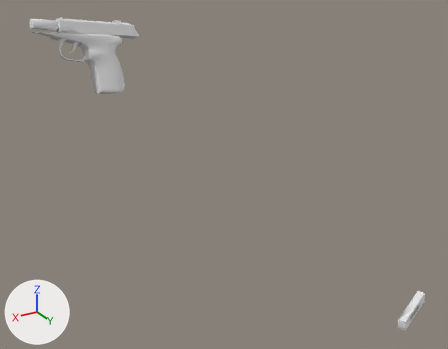
The OBJ model Vertex_Animation_Compiler/Assets/Makarov_Pistol_Reload160.obj: old version first, new version second.
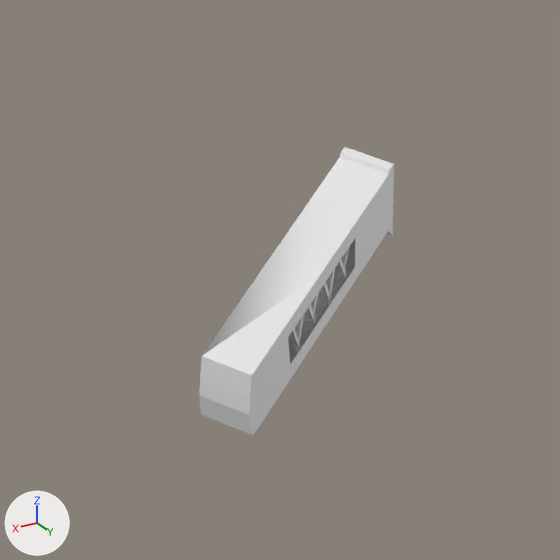
The first picture shows the older version from a 50 mm camera at (0.701, 0.867, 0.13) aimed at (0.196, 0.025, -0.291). The close-ups show both versions on the part from 83% to 100% of the width and 77% to 100% of the height of that picture; other places that the commit changed are outside them. Arrows for +X, +Y and +Z are at lower left; the lights stay in place. Where no turn or scale is listed for an object, it has been applied to the vertices.

Objects in the first close-up: 'Magazine_Cube.011'.
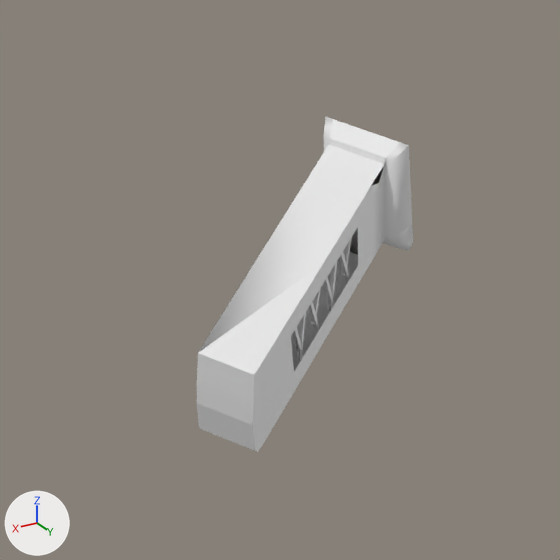
Pixel boxes [x1, y1, x2, y2] of what changed, in the close-ups (560 x 560 px):
'Magazine_Cube.011', reshaped (11% wider, 17% taller)
    before: [199, 147, 394, 434]
    after: [197, 116, 413, 452]
part 1 of me_magazine_cube_011, rebuilt (11% wider, 17% taller)
    before: [199, 147, 394, 434]
    after: [197, 116, 413, 452]
part 2 of me_magazine_cube_011, rebuilt (10% wider, 47% taller)
    before: [338, 260, 347, 278]
    after: [339, 252, 349, 279]
part 3 of me_magazine_cube_011, rebuilt (9% wider, 41% taller)
    before: [291, 328, 301, 349]
    after: [293, 327, 304, 357]
part 4 of me_magazine_cube_011, rebuilt (26% taller)
    before: [294, 315, 304, 353]
    after: [296, 313, 306, 361]
part 5 of me_magazine_cube_011, rebuilt (33% taller)
    before: [339, 247, 350, 276]
    after: [341, 237, 352, 276]
part 6 of me_magazine_cube_011, rebuilt (27% taller)
    before: [308, 292, 319, 321]
    after: [310, 288, 321, 325]
part 7 of me_magazine_cube_011, rebuilt (28% taller)
    before: [325, 269, 335, 307]
    after: [327, 262, 337, 311]
part 8 of me_magazine_cube_011, rebuilt (10% wider, 30% taller)
    before: [307, 304, 316, 323]
    after: [309, 302, 319, 327]
part 9 of me_magazine_cube_011, rebuilt (9% wider, 30% taller)
    before: [322, 282, 332, 304]
    after: [324, 277, 335, 306]

What the commit changed:
me_magazine_cube_011 is used by ob_magazine_cube_011; location (0.0, 0.0, 0.0).
me_magazine_cube_011 had 140 vertices, 222 faces and spanned x -0.133..-0.0513, y 0.2031..0.2414, z -0.5773..-0.5339.
me_magazine_cube_011 now has 164 vertices, 270 faces and spans x -0.1365..-0.0505, y 0.1981..0.2421, z -0.5831..-0.5245.
me_magazine_cube_011 part 1: the loose piece of 44 vertices spanning x -0.133..-0.0513, y 0.2031..0.2414, z -0.5773..-0.5339 is rebuilt with 68 vertices and now spans x -0.1365..-0.0505, y 0.1981..0.2421, z -0.5831..-0.5245.
me_magazine_cube_011 part 2: the loose piece of 8 vertices spanning x -0.1096..-0.1006, y 0.2211..0.2241, z -0.5585..-0.5447 is rebuilt with 8 vertices and now spans x -0.1099..-0.0994, y 0.2216..0.2249, z -0.5583..-0.54.
me_magazine_cube_011 part 3: the loose piece of 8 vertices spanning x -0.0857..-0.0769, y 0.2293..0.2321, z -0.5668..-0.5529 is rebuilt with 8 vertices and now spans x -0.0867..-0.0765, y 0.2297..0.2329, z -0.5694..-0.5508.
me_magazine_cube_011 part 4: the loose piece of 8 vertices spanning x -0.0862..-0.0833, y 0.2284..0.2308, z -0.5671..-0.5515 is rebuilt with 8 vertices and now spans x -0.0856..-0.0843, y 0.229..0.2312, z -0.5697..-0.5491.
me_magazine_cube_011 part 5: the loose piece of 8 vertices spanning x -0.1124..-0.1072, y 0.2191..0.2222, z -0.5578..-0.5426 is rebuilt with 8 vertices and now spans x -0.1111..-0.1074, y 0.2198..0.2227, z -0.5574..-0.5373.
me_magazine_cube_011 part 6: the loose piece of 8 vertices spanning x -0.0961..-0.0909, y 0.2246..0.2277, z -0.5624..-0.5472 is rebuilt with 8 vertices and now spans x -0.0952..-0.0915, y 0.2252..0.2282, z -0.5635..-0.5433.
me_magazine_cube_011 part 7: the loose piece of 8 vertices spanning x -0.1025..-0.0996, y 0.2229..0.2253, z -0.5625..-0.547 is rebuilt with 8 vertices and now spans x -0.1016..-0.1002, y 0.2236..0.2258, z -0.5637..-0.543.
me_magazine_cube_011 part 8: the loose piece of 8 vertices spanning x -0.0933..-0.0843, y 0.2266..0.2296, z -0.5631..-0.5493 is rebuilt with 8 vertices and now spans x -0.094..-0.0835, y 0.2271..0.2304, z -0.5644..-0.5461.
me_magazine_cube_011 part 9: the loose piece of 8 vertices spanning x -0.102..-0.0932, y 0.2238..0.2266, z -0.5622..-0.5483 is rebuilt with 8 vertices and now spans x -0.1026..-0.0924, y 0.2242..0.2274, z -0.5633..-0.5448.
